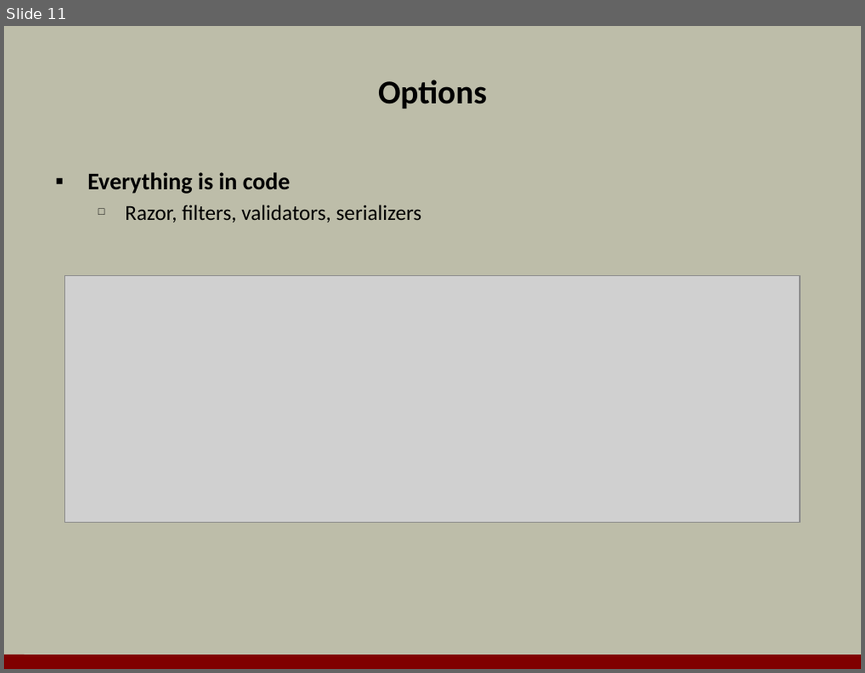
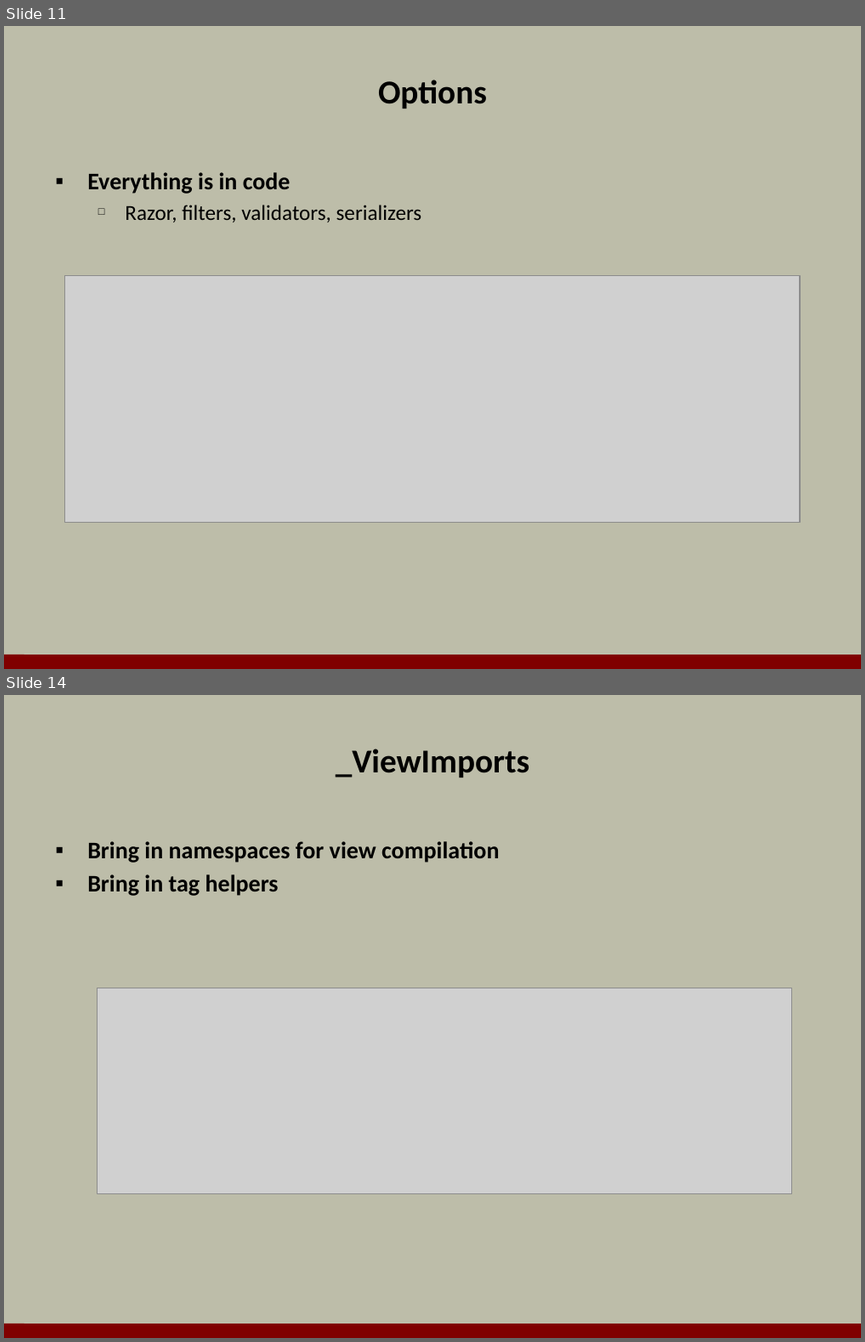
Before and after one commit to OdeToCode/classes, a slide deck: aspnet5/slides/a2_mvc6.pptx. Shown one above the other, each under a label of ours: slide 11 before the commit, slides 11 and 14 after it; the slides between them are not shown. The pictures are 865x673 and 865x1342 pixels, drawn with LibreOffice and Linux fonts; fonts in the diff are those of the drawing; grey boxes stand for pictures; background and template pictures are left out. Boxes give left, top, right and bottom in pixels: in the first picture for what was removed or moved away, otherwise in the second. Text is boxed around its words. In the diff, an @@ line names an element or a change of style, - is before the commit and + after.

```diff
--- a/aspnet5/slides/a2_mvc6.pptx
+++ b/aspnet5/slides/a2_mvc6.pptx
@@ slide 14 added at box(4, 695, 861, 1338), background #BDBDA9; not listed: 1 template element that a slide beside it also shows @@
@@ title added at box(336, 749, 529, 777), 28 pt, text #000000, bold @@
+_ViewImports
@@ text added at box(87, 841, 499, 896), 20 pt, text #000000, bold @@
+▪ Bring in namespaces for view compilation
+▪ Bring in tag helpers
@@ picture added at box(97, 988, 790, 1195) @@
```
Also in this commit, not shown: 2 slides changed, 11 other slides added, 3 slides removed.
